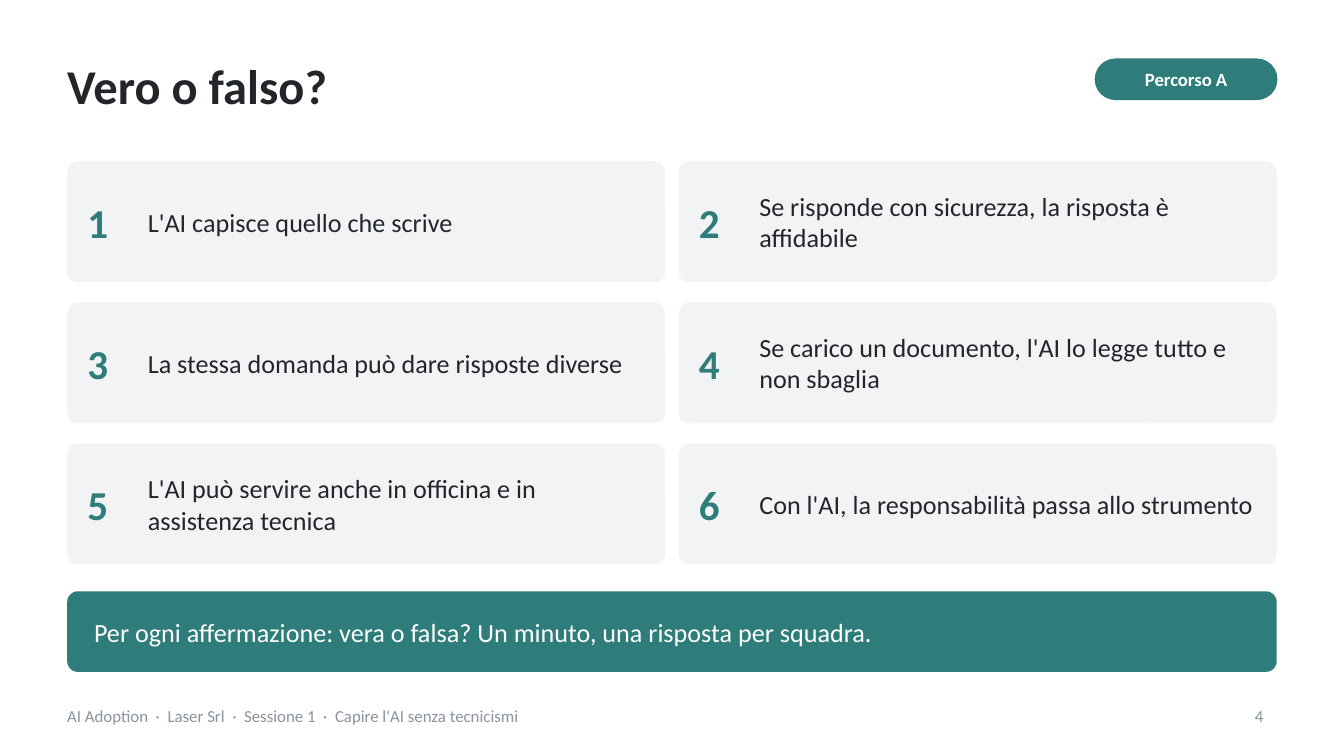
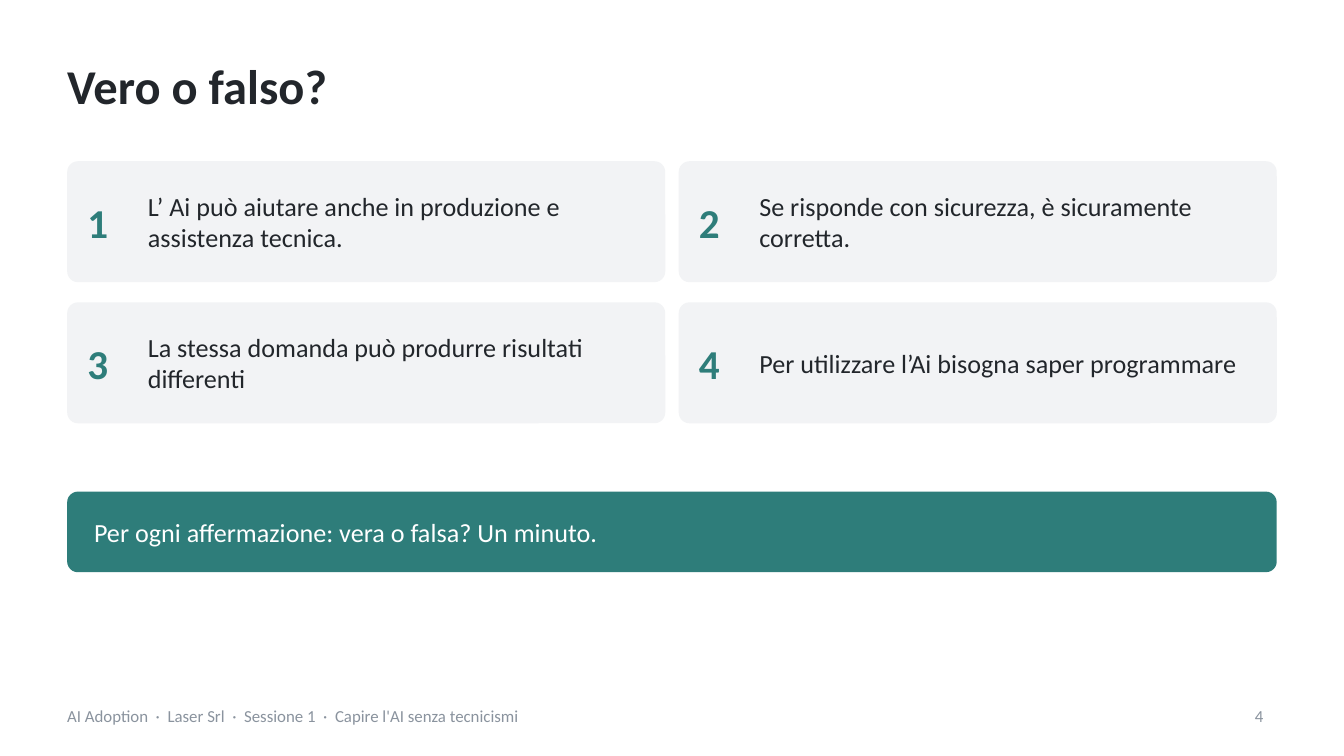
Before and after one commit to NetAi-IT/Formazione-AI-Literacy-Official, a slide deck: slide 4 of Formazioni/2026-10_LaserSrl_AI_Adoption/slide/Sessione1_slide_nuove_Laser.pptx. Drawn at 1344x756 pixels with LibreOffice and Linux fonts; fonts in the diff are those of the drawing. Boxes give left, top, right and bottom in pixels: in the first picture for what was removed or moved away, otherwise in the second. Text is boxed around its words. In the diff, an @@ line names an element or a change of style, - is before the commit and + after.

```diff
--- a/Formazioni/2026-10_LaserSrl_AI_Adoption/slide/Sessione1_slide_nuove_Laser.pptx
+++ b/Formazioni/2026-10_LaserSrl_AI_Adoption/slide/Sessione1_slide_nuove_Laser.pptx
@@ rounded rectangle removed at <box>1095,59,1277,99</box> @@
@@ text removed at <box>1145,74,1227,86</box> @@
-Percorso A
@@ text at <box>148,197,560,247</box>: text changed @@
-L'AI capisce quello che scrive
+L’ Ai può aiutare anche in produzione e assistenza tecnica.
@@ text at <box>759,198,1192,247</box>: text changed @@
-Se risponde con sicurezza, la risposta è affidabile
+Se risponde con sicurezza, è sicuramente corretta.
@@ text at <box>148,339,582,388</box>: text changed @@
-La stessa domanda può dare risposte diverse
+La stessa domanda può produrre risultati differenti
@@ text at <box>759,354,1236,378</box>: text changed @@
-Se carico un documento, l'AI lo legge tutto e non sbaglia
+Per utilizzare l’Ai bisogna saper programmare
@@ rounded rectangle removed at <box>67,444,665,564</box> @@
@@ rounded rectangle removed at <box>679,444,1277,564</box> @@
@@ rounded rectangle: place and size @@
-rounded rectangle at <box>67,591,1277,672</box>
+rounded rectangle at <box>67,492,1277,573</box>
@@ text removed at <box>87,493,108,521</box> @@
-5
@@ text removed at <box>148,480,536,530</box> @@
-L'AI può servire anche in officina e in assistenza tecnica
@@ text removed at <box>699,492,720,521</box> @@
-6
@@ text removed at <box>759,496,1252,519</box> @@
-Con l'AI, la responsabilità passa allo strumento
@@ text at <box>94,524,597,547</box>: text changed @@
-Per ogni affermazione: vera o falsa? Un minuto, una risposta per squadra.
+Per ogni affermazione: vera o falsa? Un minuto.
```
Also in this commit, not shown: 13 other slides changed, 4 slides added, 1 slide removed, 6 other files.
